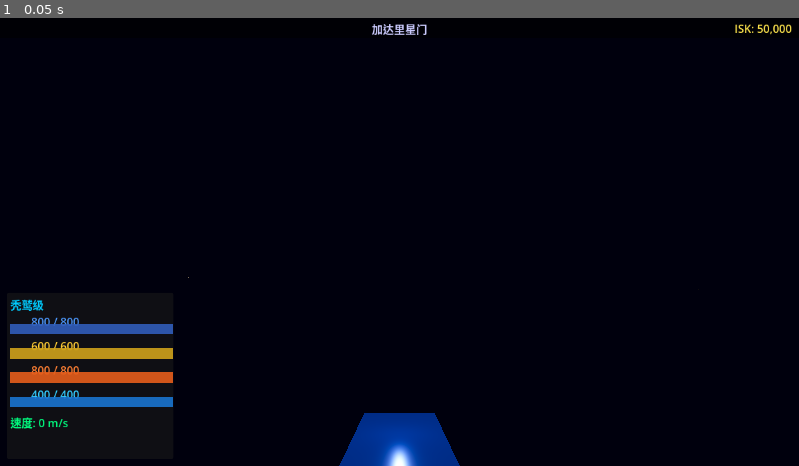
Above: before the commit, frame 1.
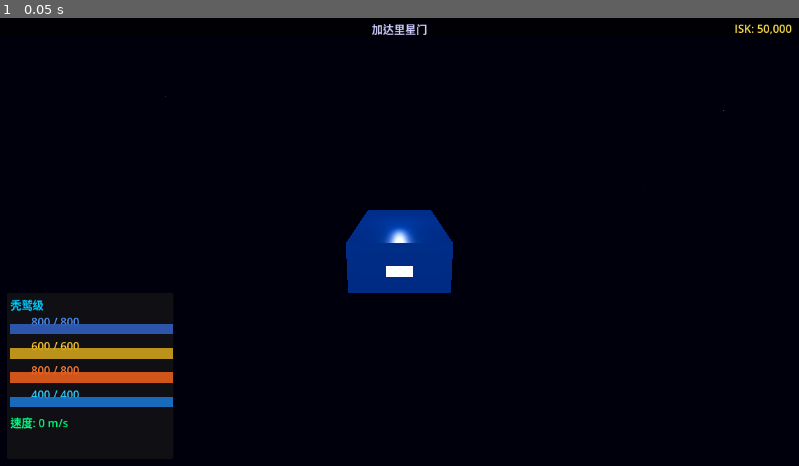
Above: after the commit, the same moment.

Repository: ZhanXuzhao/space-war
Game: Godot game, scene res://main.tscn
Two runs of this game, one before a commit and one after it. Both use one fixed random seed, a clock stepped at 60 frames per second and the inputs below.
Inputs:
- Up to frame 1 (0.05 s): no input

The runs differ from the first frame. In frame 1, 3.7% of the frame differs, in the area x 20-91%, y 17-100%.

Commit message:
实现摄像机基本控制逻辑

Diff:
--- a/project.godot
+++ b/project.godot
@@ -19,6 +19,26 @@
 
 3d/physics_engine="Jolt Physics"
 
+[input]
+
+weapon_group_1={
+"deadzone": 0.5,
+"events": [{
+"type": 0,
+"keycode": 0,
+"physical_keycode": 49,
+"key_label": 0,
+"unicode": 49,
+"location": 0,
+"ctrl": false,
+"alt": false,
+"shift": false,
+"metakey": false,
+"command": false,
+"pressed": false
+}]
+}
+
 [autoload]
 
 Global="*res://autoload/Global.gd"
--- a/scripts/ships/PlayerShip.gd
+++ b/scripts/ships/PlayerShip.gd
@@ -16,8 +16,6 @@
 @export var warp_acceleration: float = 500.0
 
 var flight_mode: FlightMode = FlightMode.NORMAL
-var move_target: Vector3 = Vector3.ZERO
-var has_move_order: bool = false
 var warp_target: Vector3 = Vector3.ZERO
 var warp_progress: float = 0.0
 var warp_charge_time: float = 3.0
@@ -27,10 +25,27 @@
 ## 模块管理
 var module_manager: Node
 
+## 视角控制
+@export var camera_orbit_speed: float = 0.005
+@export var camera_zoom_speed: float = 5.0
+@export var camera_min_distance: float = 10.0
+@export var camera_max_distance: float = 500.0
+@export var camera_default_distance: float = 30.0
+
+var _camera: Camera3D
+var _cam_distance: float = 30.0
+var _cam_azimuth: float = 0.0      # 水平角度（度）
+var _cam_elevation: float = 15.0   # 俯仰角度（度）
+var _right_click_pressed: bool = false
+var _right_click_drag_start: Vector2 = Vector2.ZERO
+var is_right_click_drag: bool = false
+
 func _ready() -> void:
 	super._ready()
 	move_target = global_position
 	module_manager = get_node_or_null("../ModuleManager")
+	_camera = $Camera3D
+	_cam_distance = camera_default_distance
 
 func _process(delta: float) -> void:
 	super._process(delta)
@@ -40,6 +55,8 @@
 			_process_normal_flight(delta)
 		FlightMode.WARPING:
 			_process_warp(delta)
+
+	_update_camera()
 
 func _physics_process(delta: float) -> void:
 	if not is_alive:
@@ -84,8 +101,7 @@
 func order_move_to(position: Vector3) -> void:
 	if flight_mode != FlightMode.NORMAL:
 		return
-	move_target = position
-	has_move_order = true
+	super.order_move_to(position)
 
 ## 鼠标左键 - 选择/锁定目标
 func try_lock_ship(target: Ship) -> void:
@@ -148,6 +164,18 @@
 		if weapon is Weapon:
 			weapon.try_fire(target, delta)
 
+## 更新相机位置（球面坐标环绕飞船）
+func _update_camera() -> void:
+	if not _camera:
+		return
+	var rad_az = deg_to_rad(_cam_azimuth)
+	var rad_el = deg_to_rad(_cam_elevation)
+	var x = _cam_distance * cos(rad_el) * sin(rad_az)
+	var y = _cam_distance * sin(rad_el)
+	var z = _cam_distance * cos(rad_el) * cos(rad_az)
+	_camera.position = Vector3(x, y, z)
+	_camera.look_at(Vector3.ZERO)
+
 ## 键盘快捷键
 func _input(event: InputEvent) -> void:
 	if not is_alive:
@@ -163,3 +191,29 @@
 	if event.is_action_pressed("ui_cancel"):
 		has_move_order = false
 		current_speed = 0.0
+
+	# 右键拖拽 - 旋转视角
+	if event is InputEventMouseButton and event.button_index == MOUSE_BUTTON_RIGHT:
+		if event.pressed:
+			_right_click_pressed = true
+			_right_click_drag_start = get_viewport().get_mouse_position()
+			is_right_click_drag = false
+		else:
+			_right_click_pressed = false
+
+	if event is InputEventMouseMotion and _right_click_pressed:
+		if not is_right_click_drag:
+			var drag_dist = _right_click_drag_start.distance_to(get_viewport().get_mouse_position())
+			if drag_dist > 5.0:
+				is_right_click_drag = true
+		if is_right_click_drag:
+			_cam_azimuth -= event.relative.x * camera_orbit_speed * rad_to_deg(1.0)
+			_cam_elevation += event.relative.y * camera_orbit_speed * rad_to_deg(1.0)
+			_cam_elevation = clampf(_cam_elevation, -89.0, 89.0)
+
+	# 滚轮 - 拉近拉远
+	if event is InputEventMouseButton:
+		if event.button_index == MOUSE_BUTTON_WHEEL_UP and event.pressed:
+			_cam_distance = maxf(camera_min_distance, _cam_distance - camera_zoom_speed)
+		elif event.button_index == MOUSE_BUTTON_WHEEL_DOWN and event.pressed:
+			_cam_distance = minf(camera_max_distance, _cam_distance + camera_zoom_speed)
--- a/scripts/ships/Ship.gd
+++ b/scripts/ships/Ship.gd
@@ -30,6 +30,10 @@
 var current_capacitor: float
 var current_speed: float = 0.0
 var is_alive: bool = true
+
+## 移动控制（由 PlayerShip 或 AI 驱动）
+var has_move_order: bool = false
+var move_target: Vector3 = Vector3.ZERO
 
 ## 目标与战斗
 var locked_targets: Array[Ship] = []
@@ -133,6 +137,11 @@
 	if target in locked_targets:
 		active_target = target
 
+## 移动到目标位置（基类实现，PlayerShip 可覆写）
+func order_move_to(position: Vector3) -> void:
+	move_target = position
+	has_move_order = true
+
 ## 使用电容
 func use_capacitor(amount: float) -> bool:
 	if current_capacitor >= amount:
--- a/scripts/ui/InteractionController.gd
+++ b/scripts/ui/InteractionController.gd
@@ -8,6 +8,9 @@
 var current_mode: ClickMode = ClickMode.SELECT
 var player_ship: PlayerShip = null
 var camera: Camera3D
+
+var _right_click_press_pos: Vector2 = Vector2.ZERO
+var _right_click_pressed: bool = false
 
 func _ready() -> void:
 	# 延迟一帧以等待场景加载
@@ -25,9 +28,16 @@
 	if not player_ship or not camera:
 		return
 
-	# 鼠标右键 - 移动/交互
-	if event is InputEventMouseButton and event.button_index == MOUSE_BUTTON_RIGHT and event.pressed:
-		_handle_right_click(event)
+	# 鼠标右键 - 在释放时判断：拖拽（旋转视角）vs 点击（移动/交互）
+	if event is InputEventMouseButton and event.button_index == MOUSE_BUTTON_RIGHT:
+		if event.pressed:
+			_right_click_press_pos = get_viewport().get_mouse_position()
+			_right_click_pressed = true
+		elif _right_click_pressed and not player_ship.is_right_click_drag:
+			_right_click_pressed = false
+			_handle_right_click(event)
+		else:
+			_right_click_pressed = false
 
 	# 鼠标左键 - 选择目标
 	if event is InputEventMouseButton and event.button_index == MOUSE_BUTTON_LEFT and event.pressed:
